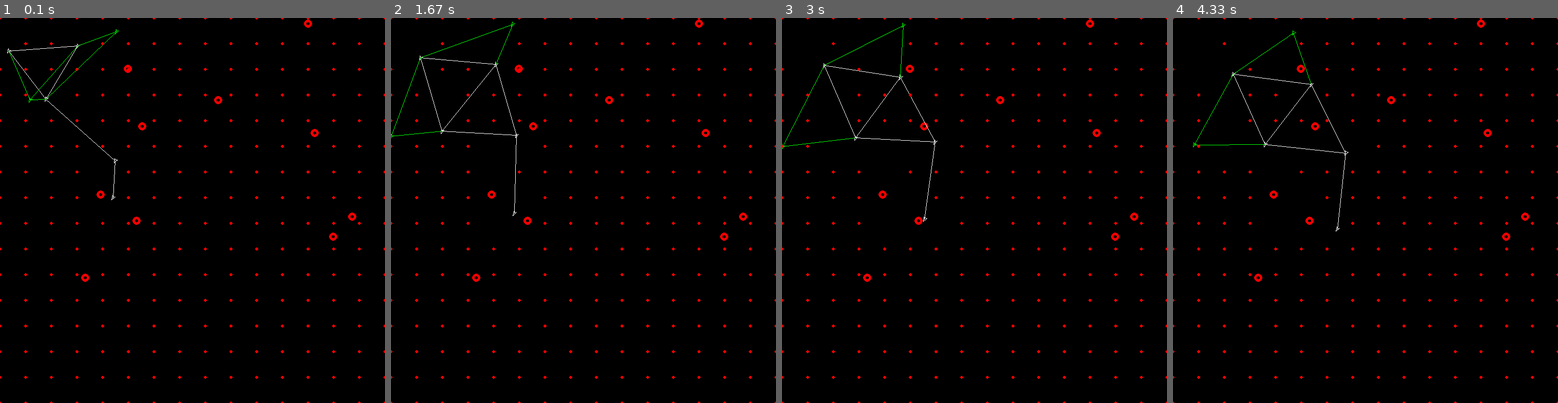
Above: before the commit, frames 1-4 (left to right).
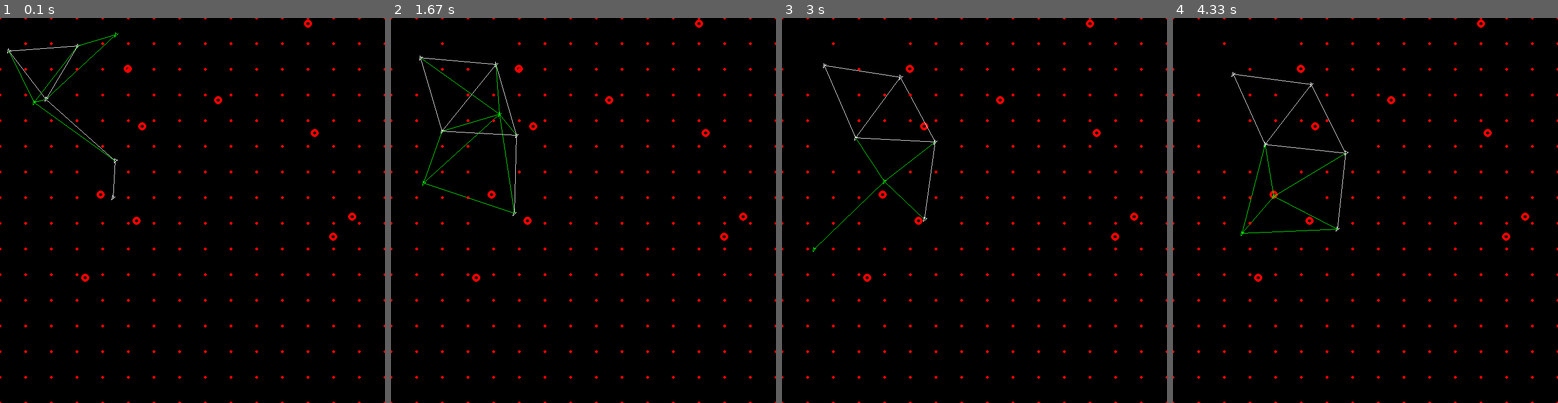
Above: after the commit, the same moments.

Repository: LouisDeOliveira/Projet_VA
Game: pygame game, started from Simulation.py
Same seed, same stepped clock (60 frames per second), same inputs: the game is played once before the commit and once after it.
Inputs:
- Up to frame 1 (0.1 s): no input
- Up to frame 2 (1.67 s): no input
- Up to frame 3 (3 s): no input
- Up to frame 4 (4.33 s): no input

The runs differ from the first frame. In frame 1, 0.2% of the frame differs, in the area x 2-31%, y 2-38%; in frame 2, 0.3%, in the area x 0-33%, y 0-51%; in frame 3, 0.2%; in frame 4, 0.2%.

Commit message:
ajout de la force d'attraction vers la target (pas encore fonctionnel)

Diff:
--- a/Environnement.py
+++ b/Environnement.py
@@ -22,11 +22,11 @@
 purple = (102, 0, 102)
 lightpurple = (153, 0, 153)
 res = 150
-k = 50000
+k = 50000       #constante du ressort entre les Chercheurs
 tick_freq = 100
 dt = 1/tick_freq
-q = 100000
-
+q = 100000      #force d'attraction Chercheurs vers points du maillage
+F = 1000000      #force d'attraction Vérificateur vers Target
 
 class Environment():
     """
@@ -90,21 +90,21 @@
                             ay += f_ressort_y
 
                         #il faudra implémenter le graphe connexe ici
-                        dico = agentA.dico_cible.update(agentB.dico_cible)
-                        try:
-                            for id in dico:
-                                try :
-                                    if agentA.dico_cible[id][1] or agentB.dico_cible[id][1]:
-                                        dico[id][1] = True
-                                except :
-                                    pass
-                        except:
-                            pass
-
-                    if type(agentB) == Target:
+                        agentA.dico_cible.update(agentB.dico_cible)
+
+                        for id in agentA.dico_cible:
+                            try :
+                                if agentA.dico_cible[id][1] or agentB.dico_cible[id][1]:
+                                    dico[id][1] = True
+                            except :
+                                pass
+
+
+                    if type(agentB) == Target:              #fonctionne, modif champ de vision
                         if agentB in agentA.neighbours():
                             if agentB.id not in agentA.dico_cible:
-                                agentA.dico_cible[agentB.id] = [agentB.pos,agentB.state]
+                                agentA.dico_cible[agentB.id] = [agentB.pos,agentB.state,agentB.id]
+                    #print(agentA.dico_cible)
 
                 f_frott_x = f*agentA.speed[0]
                 f_frott_y = f*agentA.speed[1]
@@ -135,44 +135,51 @@
                     agentA.acc = vect_acc
 
 
-            if type(agentA) == Verificateur :
+            if type(agentA) == Verificateur :           #Fonctionne mal : les deux vérif vont voir la même Target, qui n'est pas la plus proche
                 for agentB in self.Agent_list:
                     if type(agentB) == Chercheur or type(agentB) == Verificateur:
-                        dico = agentA.dico_cible.update(agentB.dico_cible)
-                        try:
-                            for id in dico:
-                                try :
-                                    if agentA.dico_cible[id][1] or agentB.dico_cible[id][1]:
-                                        dico[id][1] = True
-                                except :
-                                    pass
-                        except:
-                            pass
-
-                if type(agentA.target) != 'NoneType':
-                    #aller vers la cible tout en évitant les drones
-                    print('oyea')
+                        agentA.dico_cible.update(agentB.dico_cible)
+
+                        for id in agentA.dico_cible:
+                            try:
+                                if agentA.dico_cible[id][1] or agentB.dico_cible[id][1]:
+                                    dico[id][1] = True
+
+                                #print(agentA.dico_cible)
+                            except :
+                                continue
+                        """except:
+                            pass"""
+
+                if type(agentA.target) == 'NoneType':
+                    #routine = si on est au niveau de la cible, attendre 5 secondes (par exemple)
+                    #print('oyea')
                     pass
 
                 else:
-                    dist = []
+                    liste_cibles_libres = []
+                    agent_choisi = None
+                    dist_choisi = np.inf
+                    id_choisi = None
                     for id in agentA.dico_cible:
                         if not agentA.dico_cible[id][1]:
-                            agentA.target = agentA.dico_cible[id][0]
-                    """
-                    agent_choisi = None
-                    dist_choisi = np.inf
-                    for e in dist:
+                            liste_cibles_libres.append(agentA.dico_cible[id])
+
+
+                    for e in liste_cibles_libres:
+                        print(e)
                         if e[1] < dist_choisi:
                             agent_choisi = e[0]
                             dist_choisi = e[1]
-
-                    agent_choisi.target = agentB
-                    """
-
+                            id_choisi = e[2]
+
+
+                    agentA.target = [agent_choisi, id_choisi]
+                    #except : pass
 
                 dx = agentA.pos[0]-self.barycentre()[0]
                 dy = agentA.pos[1]-self.barycentre()[1]
+
                 f_ressort_x = -agentA.k * \
                     (math.sqrt((dx)**2+(dy)**2) - agentA.l0) * \
                     dx/(np.sqrt(dx**2+dy**2))
@@ -182,6 +189,7 @@
 
                 f_frott_x = f*agentA.speed[0]
                 f_frott_y = f*agentA.speed[1]
+
                 for agentB in self.Agent_list:
                     if type(agentB) == Verificateur and agentA.id != agentB.id:
                         f_charge_x += q / \
@@ -190,8 +198,27 @@
                         f_charge_y += q / \
                             distance(agentA, agentB)**2 * \
                             vect_AB(agentA, agentB)[1]
-                ax = f_ressort_x-f_frott_x
-                ay = f_ressort_y-f_frott_y
+
+                if type(agentA.target) != 'NoneType' :
+                    print(agentA.target)
+
+                    agentTarget = None
+                    for agentB in self.Agent_list:
+                        if agentB.id == agentA.target[1]:
+                            agentTarget = agentB
+
+                    #try :
+                    f_target_x = F*vect_AB(agentA, agentTarget)[0]
+                    f_target_y = F*vect_AB(agentA, agentTarget)[1]
+                    """except :
+                        print("oups, problème d'id!")"""
+
+                else :
+                    f_target_x = 0
+                    f_target_y = 0
+
+                ax = f_ressort_x - f_frott_x + f_charge_x + f_target_x
+                ay = f_ressort_y - f_frott_y + f_charge_y + f_target_y
 
                 vect_acc = np.array([ax, ay])
                 if vect_norme_carre(vect_acc) > maxacc**2:
--- a/Verificateur.py
+++ b/Verificateur.py
@@ -52,13 +52,13 @@
         self.battery = None
         self.dir = direction
         self.size = size
-        self.target = None  #couple (x, y)
+        self.target = None  #[coordonnées de destination, id du Target associé]
         self.id = id
         self.destination = None
         self.inbox = []
         self.message = {'sender_id': None, 'recipient_id': None, 'time': None, 'message': {'status': {'x': None, 'y': None, 'z': None, 'dir': None,
                                                                                                       'speed': None, 'state': None, 'battery': None}, 'alert': {'verif': None, 'help': None, 't_x': None, 't_y': None, 't_z': None}}}
-        self.dico_cible = {}        #{id:{pos, state}}
+        self.dico_cible = {}        #{id:{pos, state, id}}
 
 
     def move(self):
